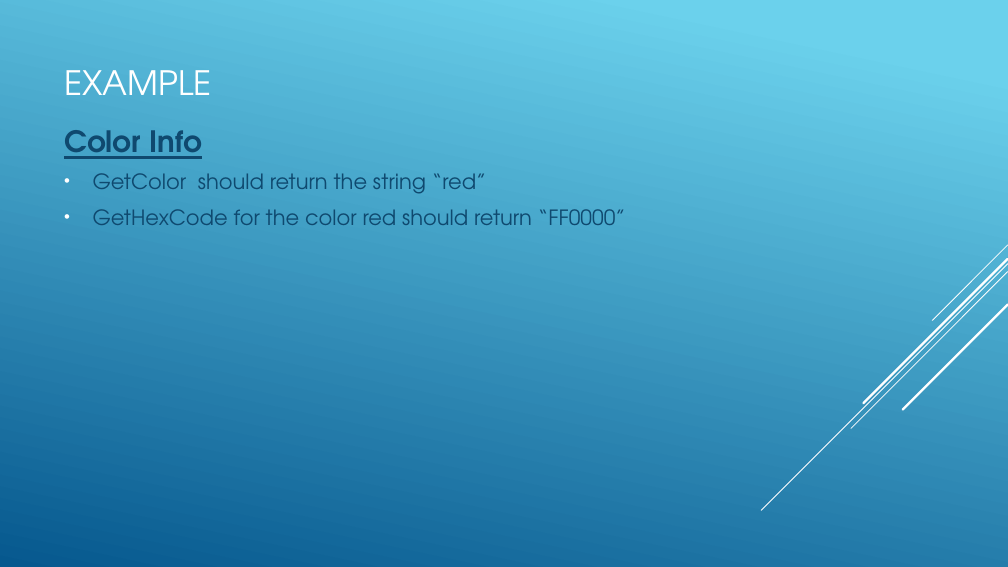
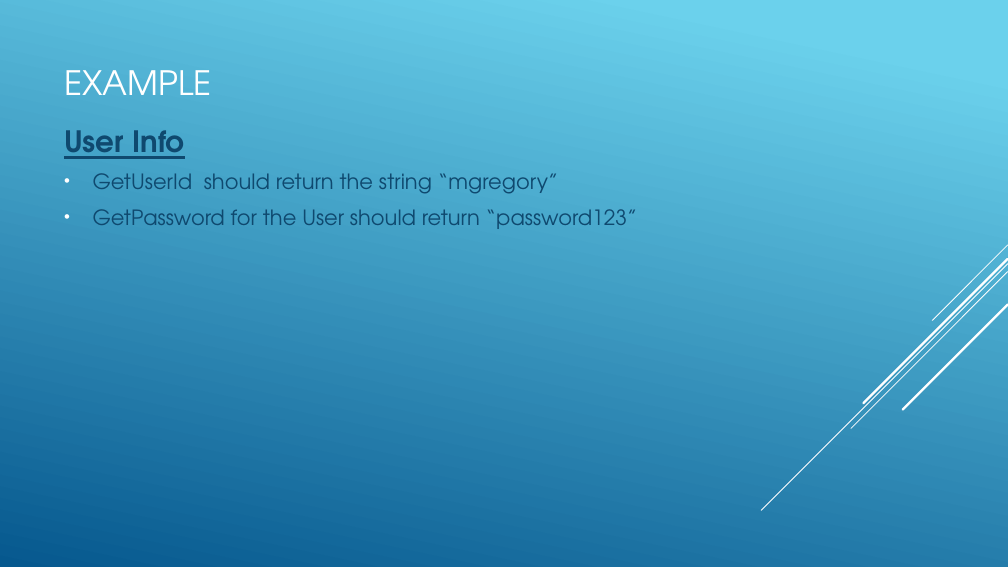
Before and after one commit to mikegregory76/tdd-example, a slide deck: slide 6 of TDD.pptx. Drawn at 1008x567 pixels with LibreOffice and Linux fonts; fonts in the diff are those of the drawing. Boxes give left, top, right and bottom in pixels: in the first picture for what was removed or moved away, otherwise in the second. Text is boxed around its words. In the diff, an @@ line names an element or a change of style, - is before the commit and + after.

Commit message:
tdd example

```diff
--- a/TDD.pptx
+++ b/TDD.pptx
@@ text at (64,130,638,229): text changed @@
-Color Info
-• GetColor should return the string “red”
-• GetHexCode for the color red should return “FF0000”
+User Info
+• GetUserId should return the string “mgregory”
+• GetPassword for the User should return “password123”
```
Also in this commit, not shown: 1 other slide changed, 8 other files.
